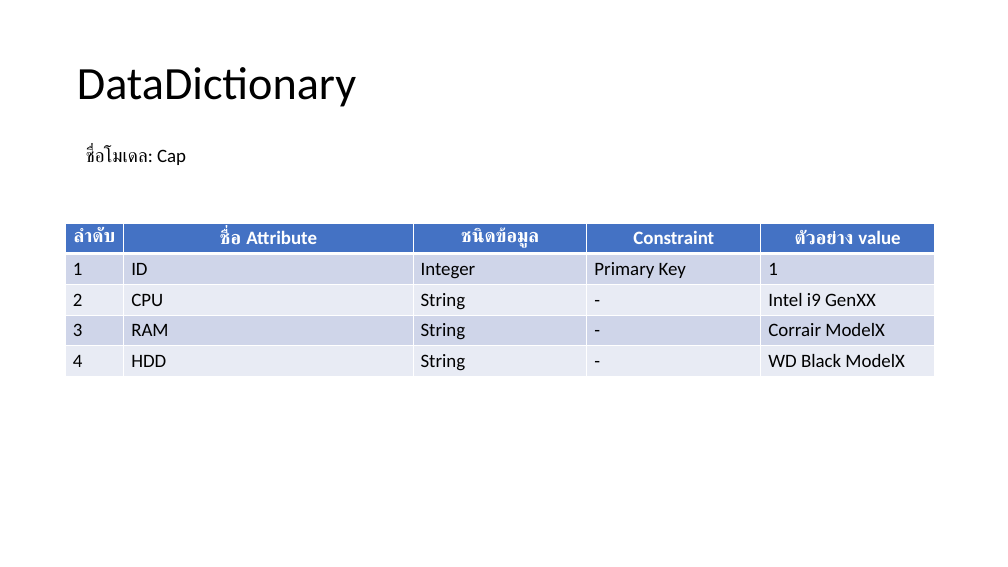
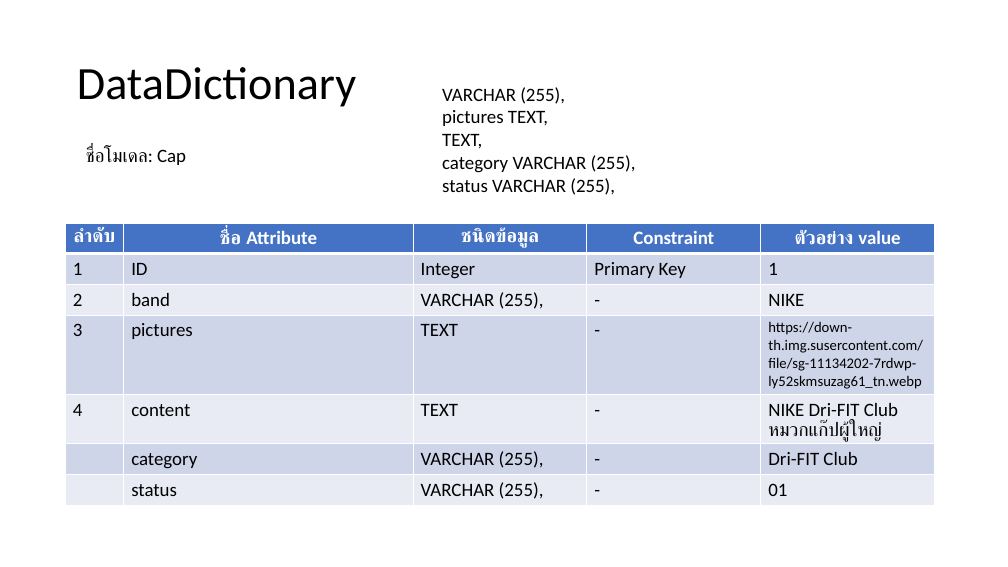
Before and after one commit to Thanakon46/nv-webblog67, a slide deck: slide 2 of present/ตัวอย่างไฟล์นำเสนอ.pptx. Drawn at 1008x567 pixels with LibreOffice and Linux fonts; fonts in the diff are those of the drawing. Boxes give left, top, right and bottom in pixels: in the first picture for what was removed or moved away, otherwise in the second. Text is boxed around its words. In the diff, an @@ line names an element or a change of style, - is before the commit and + after.

Commit message:
Cap3

```diff
--- a/present/ตัวอย่างไฟล์นำเสนอ.pptx
+++ b/present/ตัวอย่างไฟล์นำเสนอ.pptx
@@ text added at <box>442,87,636,195</box>, 18 pt, text #000000 @@
+VARCHAR (255),
+pictures TEXT,
+TEXT,
+category VARCHAR (255),
+status VARCHAR (255),
@@ table at <box>65,223,935,507</box> @@
-row 3: 2 | CPU | String | - | Intel i9 GenXX
-row 4: 3 | RAM | String | - | Corrair ModelX
-row 5: 4 | HDD | String | - | WD Black ModelX
+row 3: 2 | band | VARCHAR (255), | - | NIKE
+row 4: 3 | pictures | TEXT | - | https://down-th.img.susercontent.com/file/sg-11134202-7rdwp-ly52skmsuzag61_tn.webp
+row 5: 4 | content | TEXT | - | NIKE Dri-FIT Club หมวกแก๊ปผู้ใหญ่
+row 6:  | category | VARCHAR (255), | - | Dri-FIT Club
+row 7:  | status | VARCHAR (255), | - | 01
```
Also in this commit, not shown: 1 slide removed.
